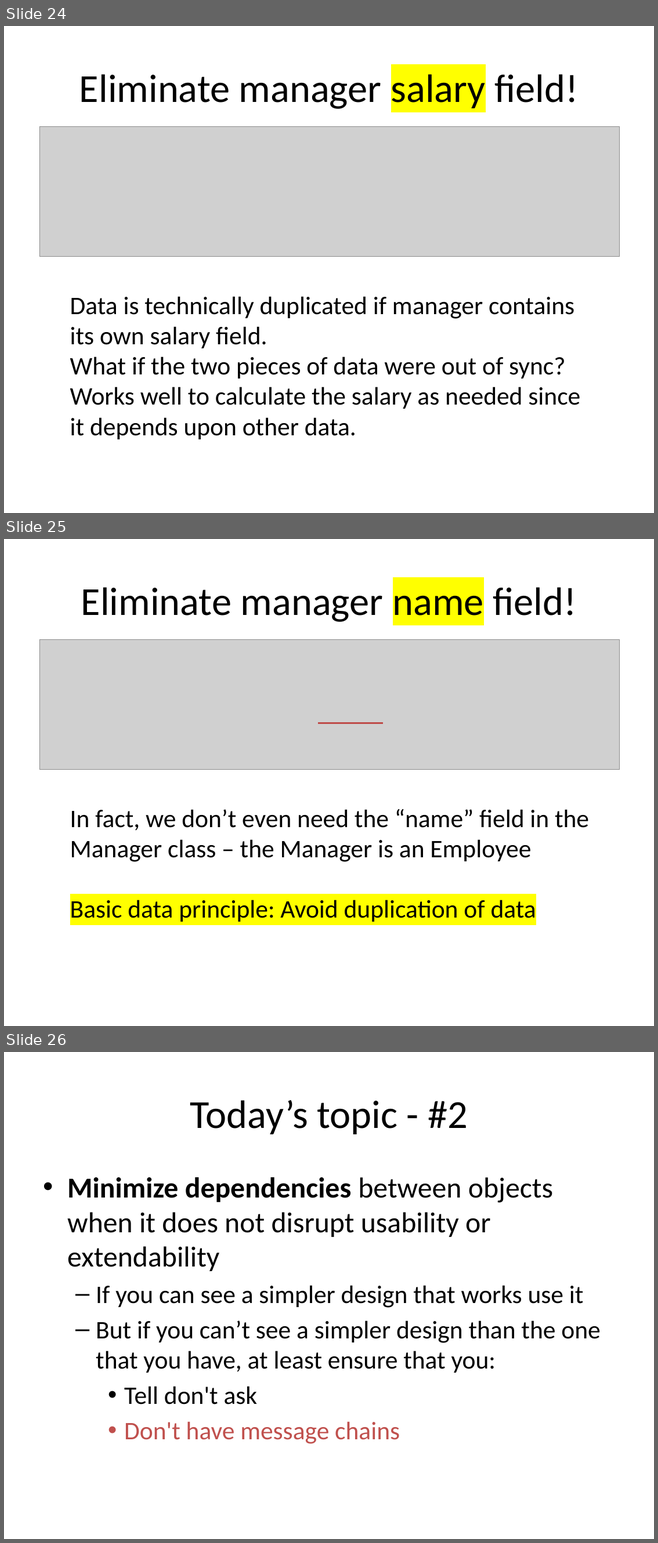
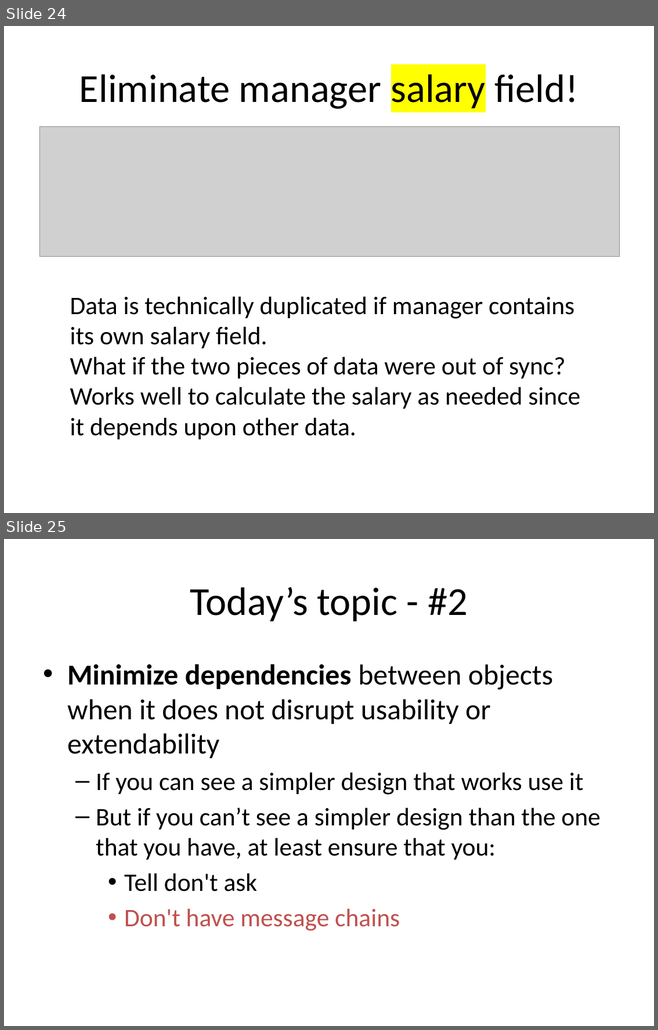
Before and after one commit to RHIT-CSSE/csse220, a slide deck: ClassMaterials/CohesionAndCoupling/Slides/Cohesion_And_Coupling.pptx. Shown one above the other, each under a label of ours: slides 24, 25 and 26 before the commit, slides 24 and 25 after it. The pictures are 658x1543 and 658x1030 pixels, drawn with LibreOffice and Linux fonts; fonts in the diff are those of the drawing; grey boxes stand for pictures. Boxes give left, top, right and bottom in pixels: in the first picture for what was removed or moved away, otherwise in the second. Text is boxed around its words. In the diff, an @@ line names an element or a change of style, - is before the commit and + after.

Commit message:
slides

```diff
--- a/ClassMaterials/CohesionAndCoupling/Slides/Cohesion_And_Coupling.pptx
+++ b/ClassMaterials/CohesionAndCoupling/Slides/Cohesion_And_Coupling.pptx
@@ slide 25 removed at (x1=4, y1=539, x2=654, y2=1026), background #FFFFFF @@
@@ title removed at (x1=81, y1=587, x2=576, y2=622) @@
-Eliminate manager name field!
@@ picture removed at (x1=40, y1=640, x2=619, y2=770) @@
@@ line removed from (318, 723) to (383, 723) @@
@@ text removed at (x1=70, y1=809, x2=589, y2=922) @@
-In fact, we don’t even need the “name” field in the Manager class – the Manager is an Employee
-Basic data principle: Avoid duplication of data
@@ what was slide 26 is now slide 25 @@
```
Also in this commit, not shown: 1 slide changed, 1 other file.
